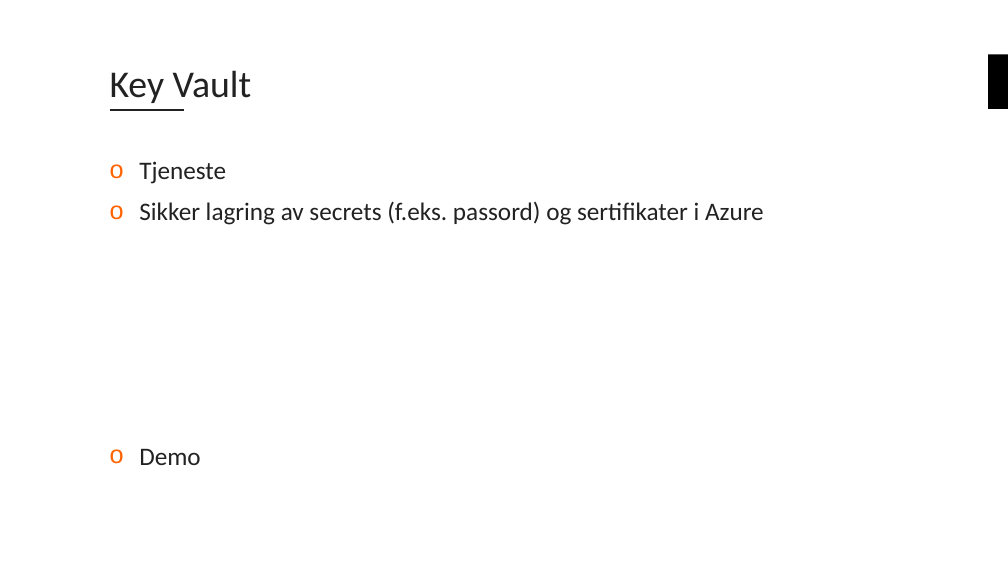
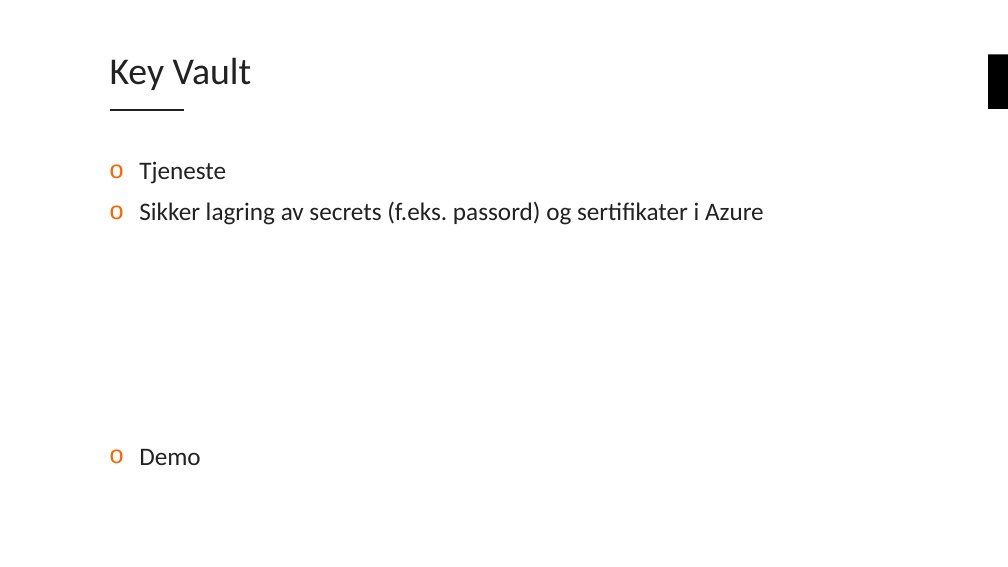
Before and after one commit to bouvet/azure-workshops, a slide deck: slide 29 of Workshop_1/Presentasjon/Azureskolen-Workshop#1.pptx (slide 23 before the commit). Drawn at 1008x567 pixels with LibreOffice and Linux fonts; fonts in the diff are those of the drawing; background and template pictures are left out. Boxes give left, top, right and bottom in pixels: in the first picture for what was removed or moved away, otherwise in the second. Text is boxed around its words. In the diff, an @@ line names an element or a change of style, - is before the commit and + after.

```diff
--- a/Workshop_1/Presentasjon/Azureskolen-Workshop#1.pptx
+++ b/Workshop_1/Presentasjon/Azureskolen-Workshop#1.pptx
@@ title "Key Vault": place and size @@
-title "Key Vault" at [110, 70, 252, 103]
+title "Key Vault" at [110, 57, 252, 90]
```
Also in this commit, not shown: 9 other slides changed, 2 slides added, 1 slide removed.
